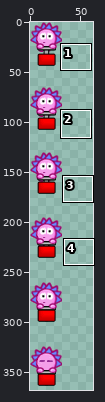
Two versions of one sprite sheet, share/hedgewars/Data/Graphics/HHDeath.png. Above: a wide view before the commit, with the close-up outlined.
Close-up. Before:
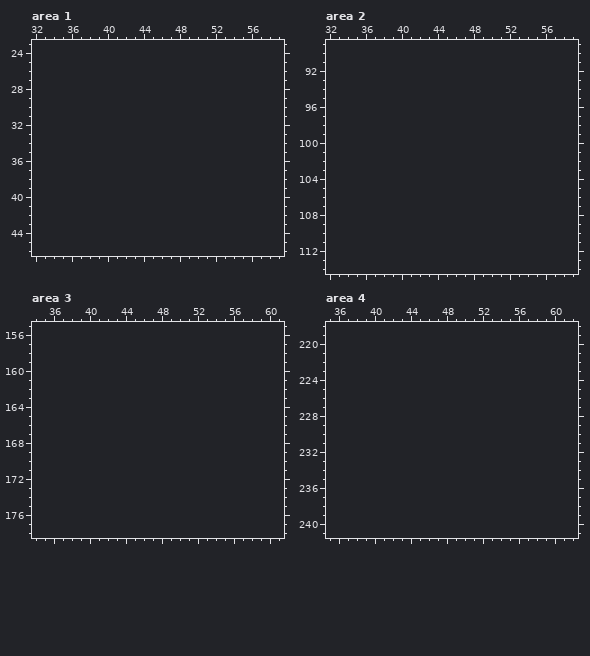
The file is 32x512 pixels. Pixels under 10% opacity are left out. Colours within 5 levels of each other are drawn and written as one. Shown: area 1: x 32..59, y 23..46; area 2: x 32..59, y 89..114; area 3: x 34..61, y 155..178; area 4: x 35..62, y 218..241. The old version is drawn lined up with the new one, on the new canvas. The wide view leaves out empty margins. The commit also changed other parts of the picture, which this record leaves out.
After:
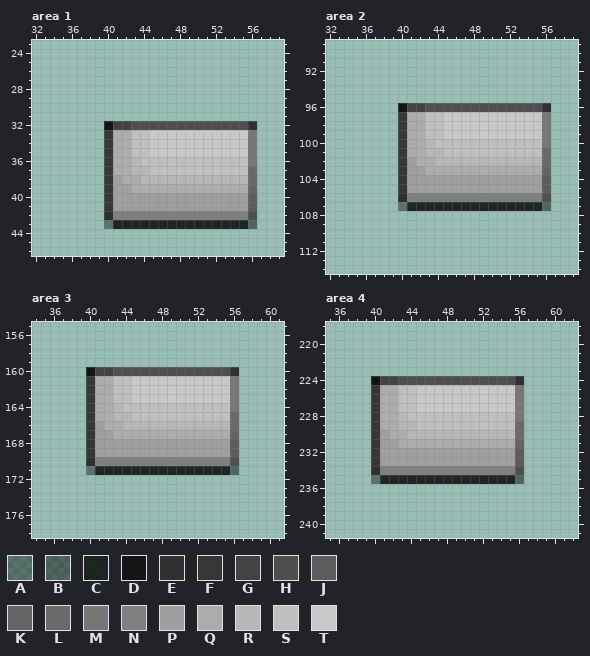
Palette (. is transparent): A #00000066  B #00000078  C #000000cc  D #151515  E #303030  F #373737  G #424342  H #4f4f4f  J #5c5c5c  K #646464  L #6a6a6a  M #777777  N #7f7f7f  P #9f9f9f  Q #acacac  R #b7b7b7  S #bfbfbf  T #c9c9c9
Diff:
canvas 32x512 -> 64x512
--- area 1
@@ x 32..59 @@
 31 ............................
-32 ............................
-33 ............................
-34 ............................
-35 ............................
-36 ............................
-37 ............................
-38 ............................
-39 ............................
-40 ............................
-41 ............................
-42 ............................
-43 ............................
+32 ........DGGHHHHHHHHHHHHHE...
+33 ........FQQSSTTTTTTTTTTTM...
+34 ........FQQSSTTTTTTTTTTTM...
+35 ........FQQSSTTTTTTTTTTTM...
+36 ........FQQRSSSSSSSSSSSSM...
+37 ........FQQRRSSSSSSSSSSSL...
+38 ........FPQQRRRRRRRRRRRRL...
+39 ........FPPQQQQQQQQQQQQQK...
+40 ........FPPPPPPPPPPPPPPPJ...
+41 ........FPPPPPPPPPPPPPPPJ...
+42 ........ENNNNNNNNNNNNNNNH...
+43 ........ACCCCCCCCCCCCCCCB...
 44 ............................
--- area 2
@@ x 32..59 @@
  95 ............................
- 96 ............................
- 97 ............................
- 98 ............................
- 99 ............................
-100 ............................
-101 ............................
-102 ............................
-103 ............................
-104 ............................
-105 ............................
-106 ............................
-107 ............................
+ 96 ........DGGHHHHHHHHHHHHHE...
+ 97 ........FQQSSTTTTTTTTTTTM...
+ 98 ........FQQSSTTTTTTTTTTTM...
+ 99 ........FQQSSTTTTTTTTTTTM...
+100 ........FQQRSSSSSSSSSSSSM...
+101 ........FQQRRSSSSSSSSSSSL...
+102 ........FPQQRRRRRRRRRRRRL...
+103 ........FPPQQQQQQQQQQQQQK...
+104 ........FPPPPPPPPPPPPPPPJ...
+105 ........FPPPPPPPPPPPPPPPJ...
+106 ........ENNNNNNNNNNNNNNNH...
+107 ........ACCCCCCCCCCCCCCCB...
 108 ............................
--- area 3
@@ x 34..61 @@
 159 ............................
-160 ............................
-161 ............................
-162 ............................
-163 ............................
-164 ............................
-165 ............................
-166 ............................
-167 ............................
-168 ............................
-169 ............................
-170 ............................
-171 ............................
+160 ......DGGHHHHHHHHHHHHHE.....
+161 ......FQQSSTTTTTTTTTTTM.....
+162 ......FQQSSTTTTTTTTTTTM.....
+163 ......FQQSSTTTTTTTTTTTM.....
+164 ......FQQRSSSSSSSSSSSSM.....
+165 ......FQQRRSSSSSSSSSSSL.....
+166 ......FPQQRRRRRRRRRRRRL.....
+167 ......FPPQQQQQQQQQQQQQK.....
+168 ......FPPPPPPPPPPPPPPPJ.....
+169 ......FPPPPPPPPPPPPPPPJ.....
+170 ......ENNNNNNNNNNNNNNNH.....
+171 ......ACCCCCCCCCCCCCCCB.....
 172 ............................
--- area 4
@@ x 35..62 @@
 223 ............................
-224 ............................
-225 ............................
-226 ............................
-227 ............................
-228 ............................
-229 ............................
-230 ............................
-231 ............................
-232 ............................
-233 ............................
-234 ............................
-235 ............................
+224 .....DGGHHHHHHHHHHHHHE......
+225 .....FQQSSTTTTTTTTTTTM......
+226 .....FQQSSTTTTTTTTTTTM......
+227 .....FQQSSTTTTTTTTTTTM......
+228 .....FQQRSSSSSSSSSSSSM......
+229 .....FQQRRSSSSSSSSSSSL......
+230 .....FPQQRRRRRRRRRRRRL......
+231 .....FPPQQQQQQQQQQQQQK......
+232 .....FPPPPPPPPPPPPPPPJ......
+233 .....FPPPPPPPPPPPPPPPJ......
+234 .....ENNNNNNNNNNNNNNNH......
+235 .....ACCCCCCCCCCCCCCCB......
 236 ............................
Boxes around the changes in both close-ups, in picture pixels (x1, y1, x2, y2):
added: (104, 121, 257, 229)
added: (398, 103, 551, 211)
added: (86, 367, 239, 475)
added: (371, 376, 524, 484)
